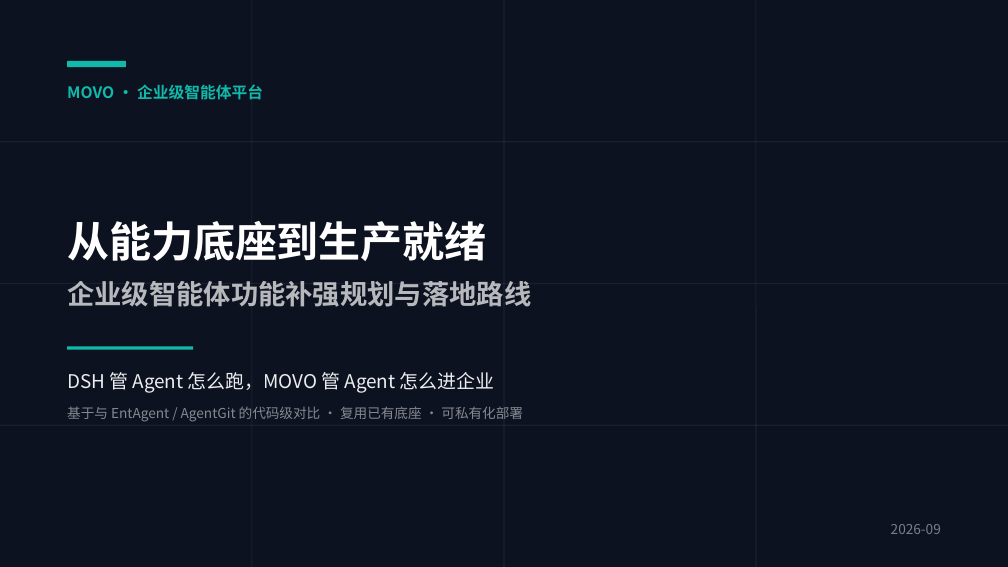
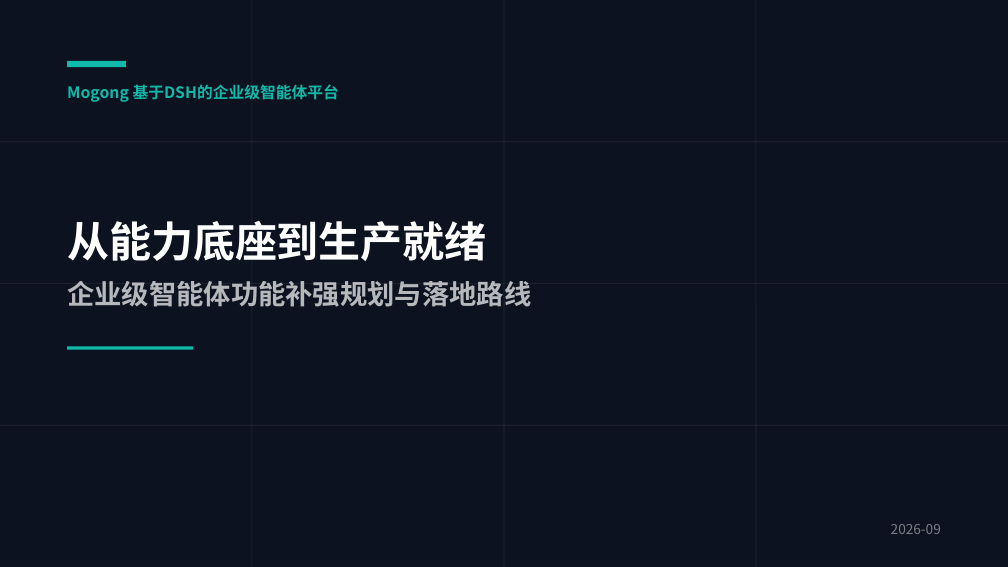
Before and after one commit to cooper2006/mogo, a slide deck: slide 1 of docs/movo-intro-v3.pptx. Drawn at 1008x567 pixels with LibreOffice and Linux fonts; fonts in the diff are those of the drawing. Boxes give left, top, right and bottom in pixels: in the first picture for what was removed or moved away, otherwise in the second. Text is boxed around its words. In the diff, an @@ line names an element or a change of style, - is before the commit and + after.

```diff
--- a/docs/movo-intro-v3.pptx
+++ b/docs/movo-intro-v3.pptx
@@ text at box(67, 84, 339, 102): text changed @@
-MOVO · 企业级智能体平台
+Mogong 基于DSH的企业级智能体平台
@@ text removed at box(67, 372, 494, 393) @@
-DSH 管 Agent 怎么跑，MOVO 管 Agent 怎么进企业
@@ text removed at box(67, 406, 523, 422) @@
-基于与 EntAgent / AgentGit 的代码级对比 · 复用已有底座 · 可私有化部署
```
Also in this commit, not shown: 11 other slides changed, 7 other files.
